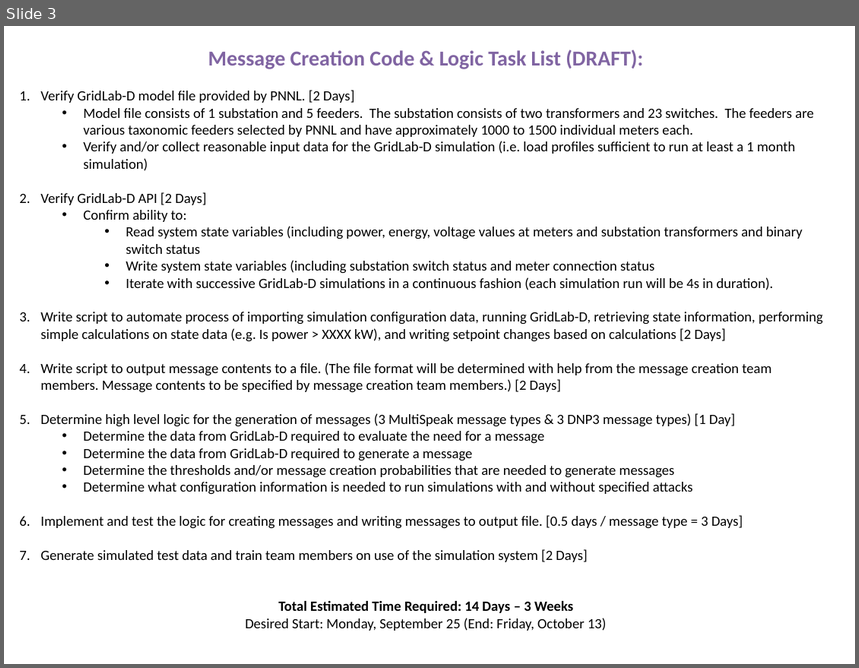
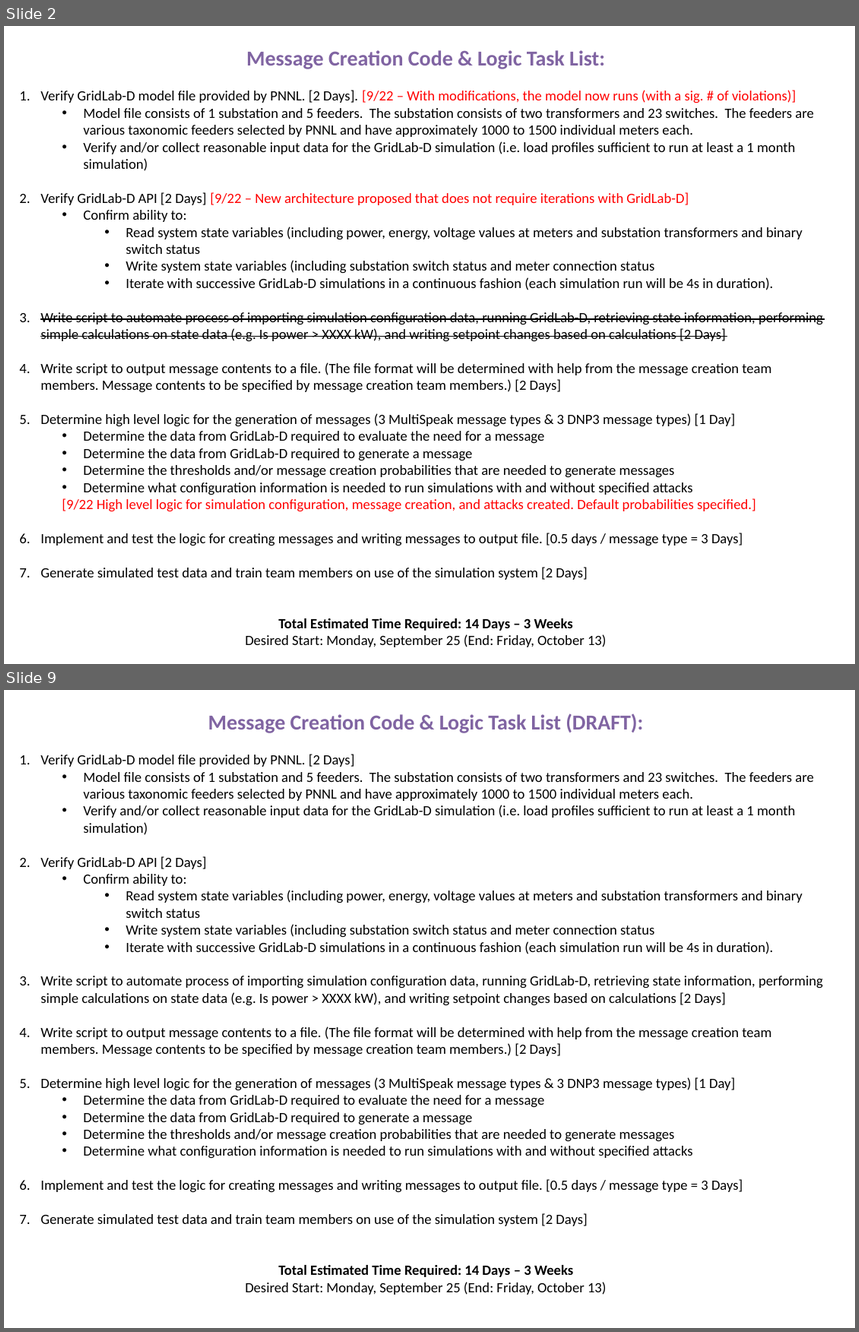
Before and after one commit to dpinney/RatDigest, a slide deck: Docs/SIMBAv2-HighLevel.pptx. Shown one above the other, each under a label of ours: slide 3 before the commit, slides 2 and 9 after it; the slides between them are not shown. The pictures are 859x668 and 859x1332 pixels, drawn with LibreOffice and Linux fonts; fonts in the diff are those of the drawing. Boxes give left, top, right and bottom in pixels: in the first picture for what was removed or moved away, otherwise in the second. Text is boxed around its words. In the diff, an @@ line names an element or a change of style, - is before the commit and + after.

```diff
--- a/Docs/SIMBAv2-HighLevel.pptx
+++ b/Docs/SIMBAv2-HighLevel.pptx
@@ slide 2 added at (x1=4, y1=26, x2=855, y2=664), background #FFFFFF @@
@@ text added at (x1=40, y1=50, x2=823, y2=648), 12 pt, text #000000 @@
+Message Creation Code & Logic Task List:
+1. Verify GridLab-D model file provided by PNNL. [2 Days]. [9/22 – With modifications, the model now runs (with a sig. # of violations)]
+  • Model file consists of 1 substation and 5 feeders. The substation consists of two transformers and 23 switches. The feeders are various taxonomic feeders selected by PNNL and have approximately 1000 to 1500 individual meters each.
+  • Verify and/or collect reasonable input data for the GridLab-D simulation (i.e. load profiles sufficient to run at least a 1 month simulation)
+2. Verify GridLab-D API [2 Days] [9/22 – New architecture proposed that does not require iterations with GridLab-D]
+  • Confirm ability to:
+    • Read system state variables (including power, energy, voltage values at meters and substation transformers and binary switch status
+    • Write system state variables (including substation switch status and meter connection status
+    • Iterate with successive GridLab-D simulations in a continuous fashion (each simulation run will be 4s in duration).
+3. Write script to automate process of importing simulation configuration data, running GridLab-D, retrieving state information, performing simple calculations on state data (e.g. Is power > XXXX kW), and writing setpoint changes based on calculations [2 Days]
+4. Write script to output message contents to a file. (The file format will be determined with help from the message creation team members. Message contents to be specified by message creation team members.) [2 Days]
+5. Determine high level logic for the generation of messages (3 MultiSpeak message types & 3 DNP3 message types) [1 Day]
+  • Determine the data from GridLab-D required to evaluate the need for a message
+  • Determine the data from GridLab-D required to generate a message
+  • Determine the thresholds and/or message creation probabilities that are needed to generate messages
+  • Determine what configuration information is needed to run simulations with and without specified attacks
+  [9/22 High level logic for simulation configuration, message creation, and attacks created. Default probabilities specified.]
+6. Implement and test the logic for creating messages and writing messages to output file. [0.5 days / message type = 3 Days]
+7. Generate simulated test data and train team members on use of the simulation system [2 Days]
+Total Estimated Time Required: 14 Days – 3 Weeks
+Desired Start: Monday, September 25 (End: Friday, October 13)
@@ what was slide 3 is now slide 9 @@
```
Also in this commit, not shown: 3 slides changed, 5 other slides added, 1 other file.
